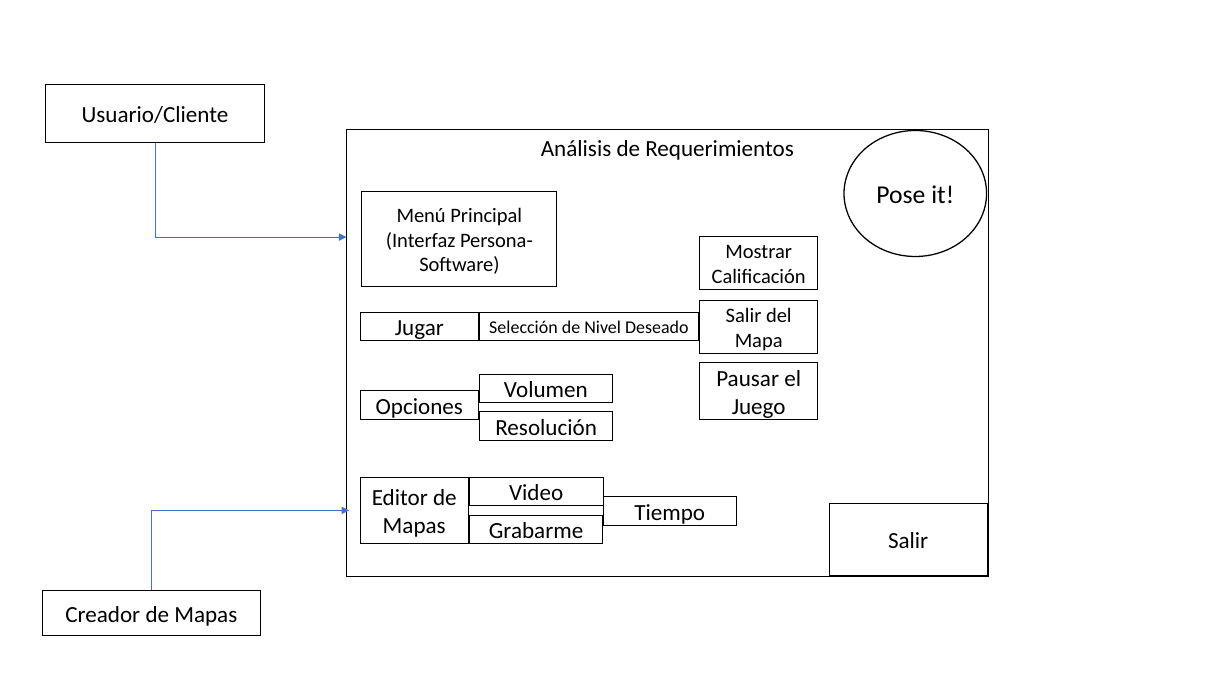
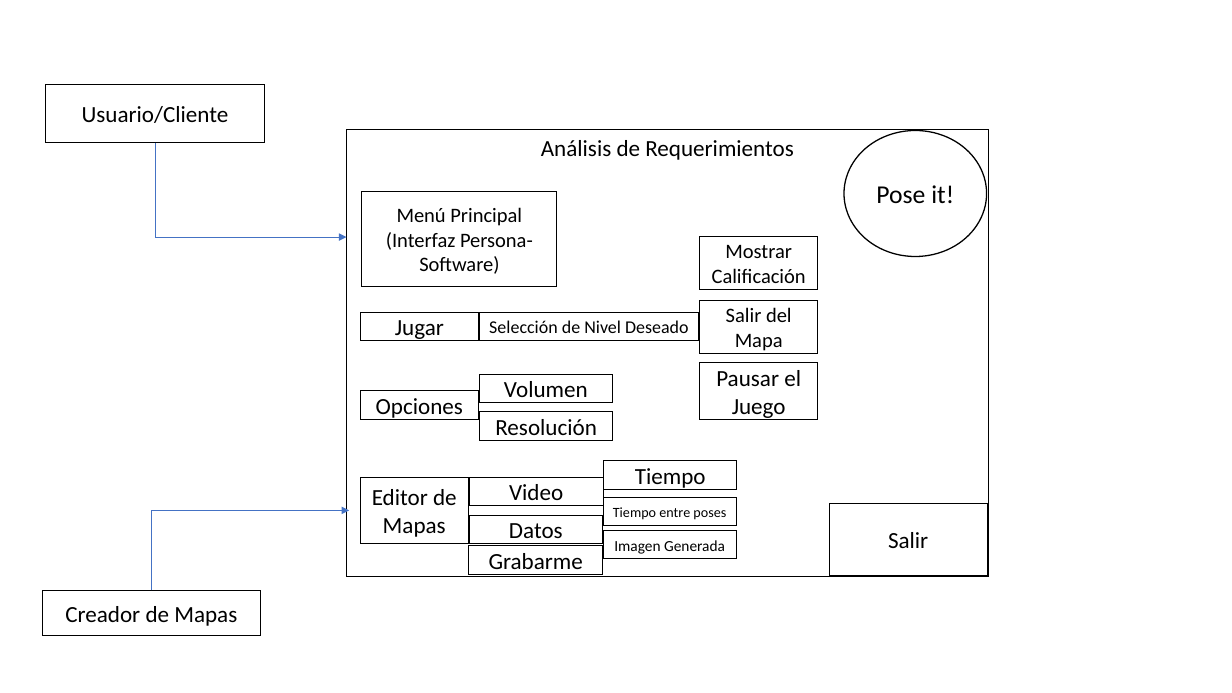
Before and after one commit to humanoastuto/RFBPJDG_PI, a slide deck: slide 1 of Informe/Images/MVP.pptx. Drawn at 1232x693 pixels with LibreOffice and Linux fonts; fonts in the diff are those of the drawing. Boxes give left, top, right and bottom in pixels: in the first picture for what was removed or moved away, otherwise in the second. Text is boxed around its words. In the diff, an @@ line names an element or a change of style, - is before the commit and + after.

```diff
--- a/Informe/Images/MVP.pptx
+++ b/Informe/Images/MVP.pptx
@@ rectangle "Tiempo": place and size @@
-rectangle "Tiempo" at (604,497,737,526)
+rectangle "Tiempo" at (604,461,737,490)
@@ rectangle added at (604,497,737,526), fill #FFFFFF, outline #000000 0.75 pt, 11 pt, text #000000 @@
+Tiempo entre poses
@@ rectangle added at (470,515,603,543), fill #FFFFFF, outline #000000 0.75 pt, 18 pt, text #000000 @@
+Datos
@@ rectangle added at (604,531,737,559), fill #FFFFFF, outline #000000 0.75 pt, 12 pt, text #000000 @@
+Imagen Generada
@@ rectangle "Grabarme": place and size @@
-rectangle "Grabarme" at (470,516,604,544)
+rectangle "Grabarme" at (469,546,603,575)
```
Also in this commit, not shown: 1 slide added, 25 other files.
